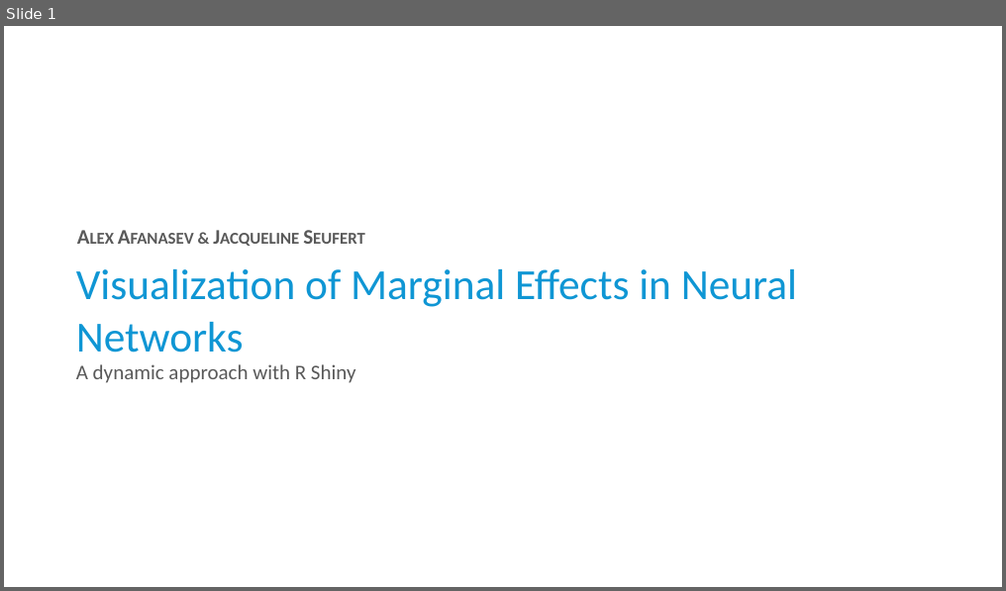
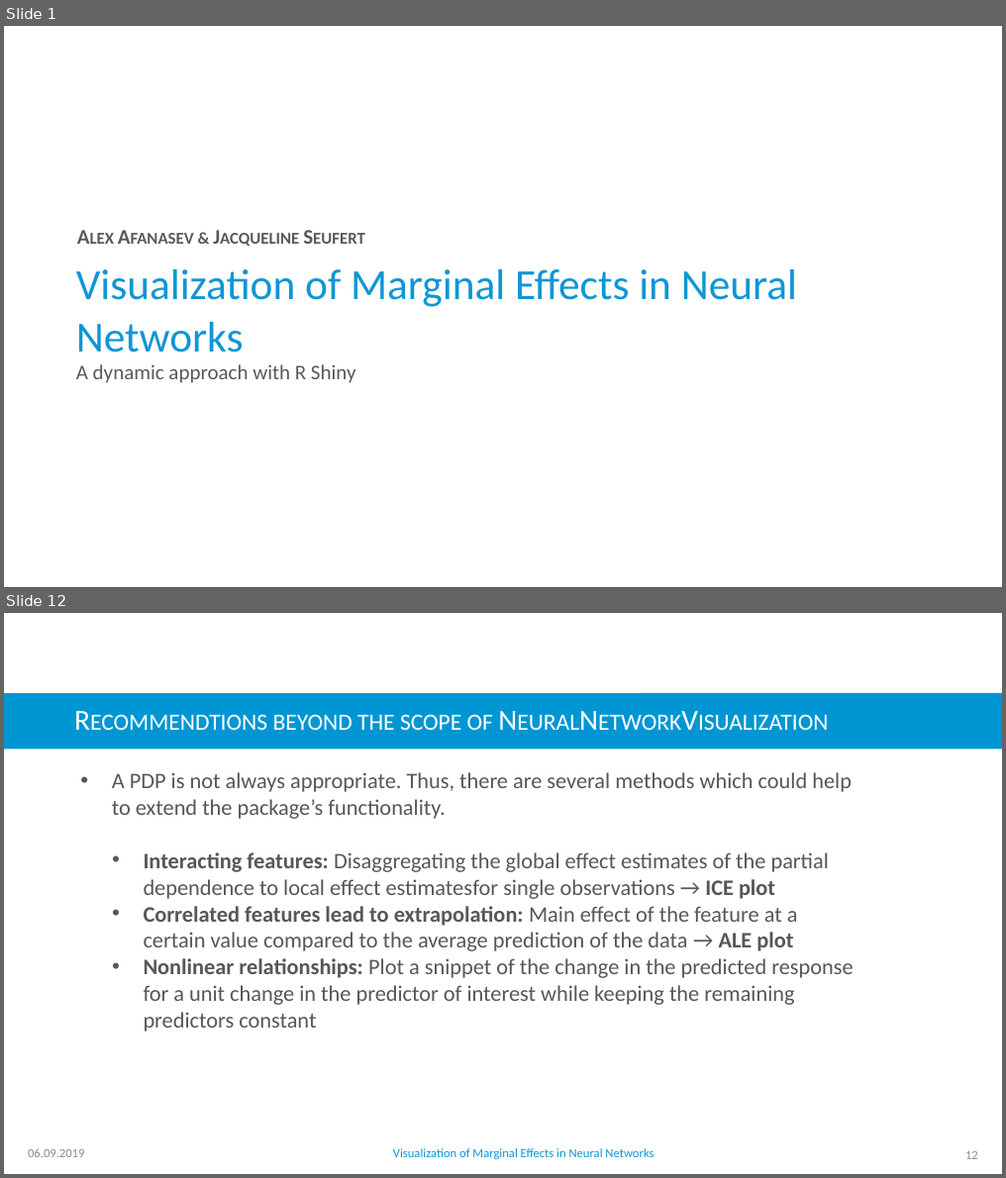
Before and after one commit to AlexAfanasev/NeuralNetworkPresentationPaper, a slide deck: Presentation_neural_network.pptx. Shown one above the other, each under a label of ours: slide 1 before the commit, slides 1 and 12 after it; the slides between them are not shown. The pictures are 1006x591 and 1006x1178 pixels, drawn with LibreOffice and Linux fonts; fonts in the diff are those of the drawing; background and template pictures are left out. Boxes give left, top, right and bottom in pixels: in the first picture for what was removed or moved away, otherwise in the second. Text is boxed around its words. In the diff, an @@ line names an element or a change of style, - is before the commit and + after.

```diff
--- a/Presentation_neural_network.pptx
+++ b/Presentation_neural_network.pptx
@@ slide 12 added at <box>4,613,1002,1174</box>, background picture (left out) @@
@@ freeform shape added at <box>4,694,1002,750</box>, fill #0096D3 @@
@@ freeform shape added at <box>638,693,1002,695</box>, fill #CFDFF4 @@
@@ title added at <box>273,714,493,730</box>, 21 pt, text #FFFFFF, small capitals @@
+Recommendtions beyond the scope of NeuralNetworkVisualization
@@ text added at <box>112,772,852,1032</box>, 16 pt, text #575756 @@
+• A PDP is not always appropriate. Thus, there are several methods which could help to extend the package’s functionality.
+  • Interacting features: Disaggregating the global effect estimates of the partial dependence to local effect estimatesfor single observations → ICE plot
+  • Correlated features lead to extrapolation: Main effect of the feature at a certain value compared to the average prediction of the data → ALE plot
+  • Nonlinear relationships: Plot a snippet of the change in the predicted response for a unit change in the predictor of interest while keeping the remaining predictors constant
@@ text added at <box>28,1149,84,1157</box>, 9 pt, text #8C8C8C @@
+06.09.2019
@@ text added at <box>393,1149,653,1159</box>, 9 pt, text #0F96D4 @@
+Visualization of Marginal Effects in Neural Networks
@@ page number added at <box>965,1152,978,1159</box>, 9 pt, text #8C8C8C @@
+12
```
Also in this commit, not shown: 11 slides changed.
